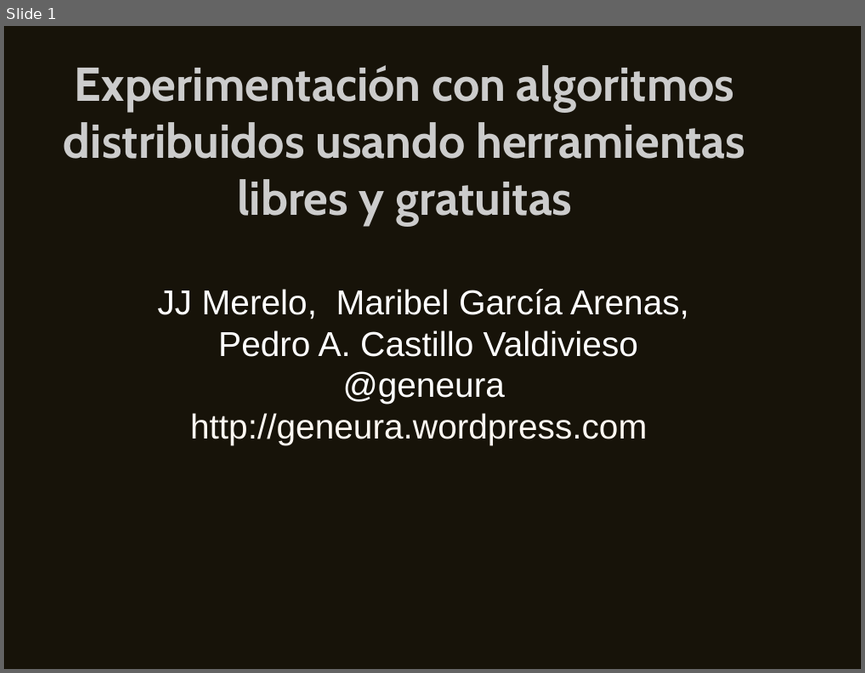
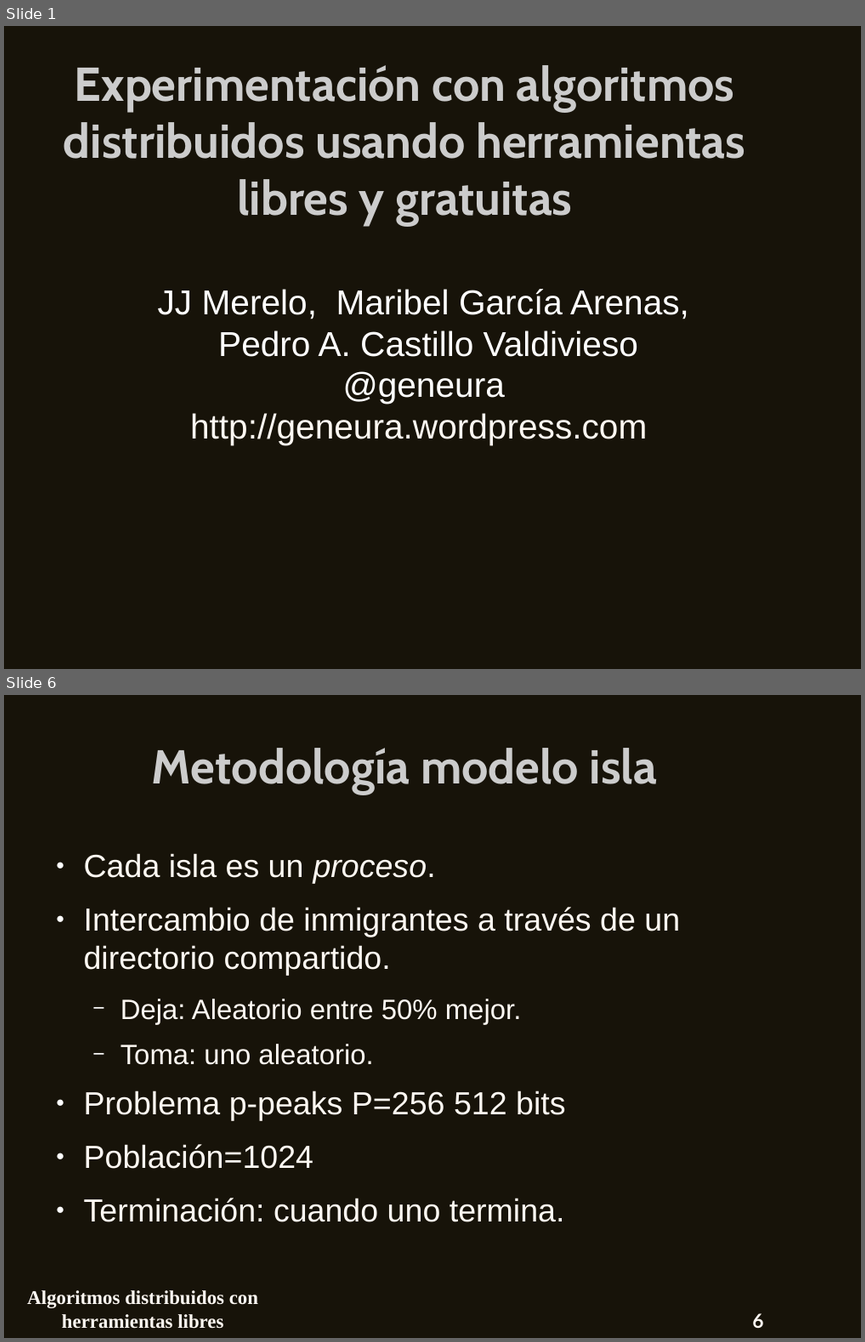
Before and after one commit to CANUBE/maeb-2013, a slide deck: presentacion.odp. Shown one above the other, each under a label of ours: slide 1 before the commit, slides 1 and 6 after it; the slides between them are not shown. The pictures are 865x673 and 865x1342 pixels, drawn with LibreOffice and Linux fonts; fonts in the diff are those of the drawing. Boxes give left, top, right and bottom in pixels: in the first picture for what was removed or moved away, otherwise in the second. Text is boxed around its words. In the diff, an @@ line names an element or a change of style, - is before the commit and + after.

Commit message:
Terminada presentación

```diff
--- a/presentacion.odp
+++ b/presentacion.odp
@@ slide 6 added at (x1=4, y1=695, x2=861, y2=1338), background #171309 @@
@@ title added at (x1=152, y1=748, x2=658, y2=794), 44 pt, text #CCCCCC, bold @@
+Metodología modelo isla
@@ text added at (x1=84, y1=853, x2=680, y2=1222), 29.6 pt, text #FDF8F2 @@
+● Cada isla es un proceso.
+● Intercambio de inmigrantes a través de un directorio compartido.
+  − Deja: Aleatorio entre 50% mejor.
+  − Toma: uno aleatorio.
+● Problema p-peaks P=256 512 bits
+● Población=1024
+● Terminación: cuando uno termina.
@@ text added at (x1=27, y1=1290, x2=258, y2=1328), 18 pt, text #FDF8F2, bold @@
+Algoritmos distribuidos con herramientas libres
@@ page number added at (x1=752, y1=1313, x2=763, y2=1327), 18 pt, text #FDF8F2, bold @@
+6
```
Also in this commit, not shown: 12 other slides added, 4 slides removed.
